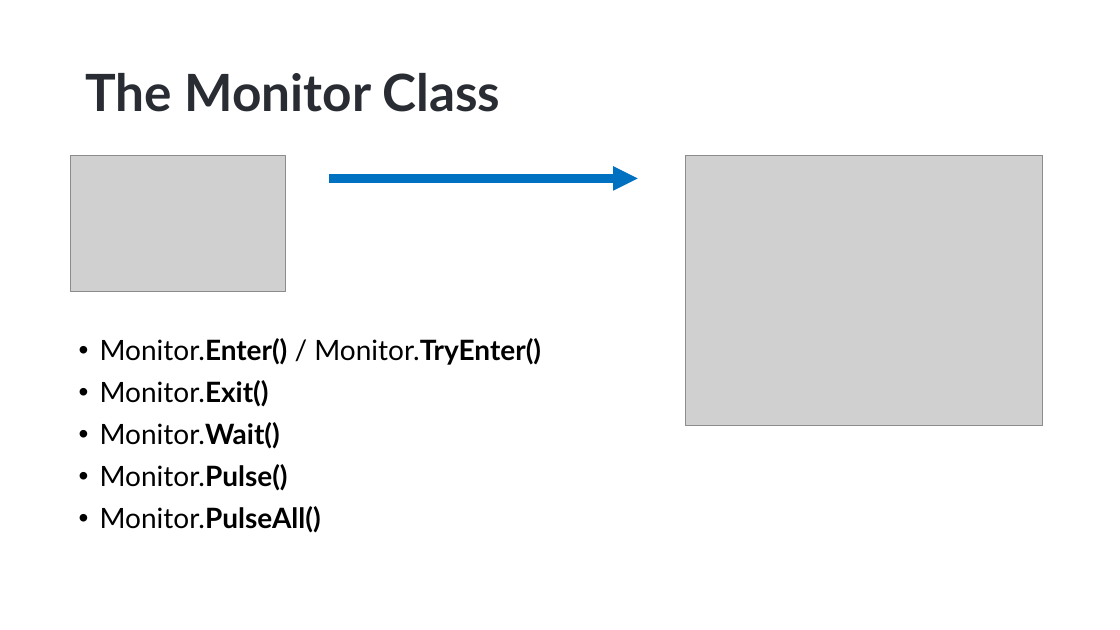
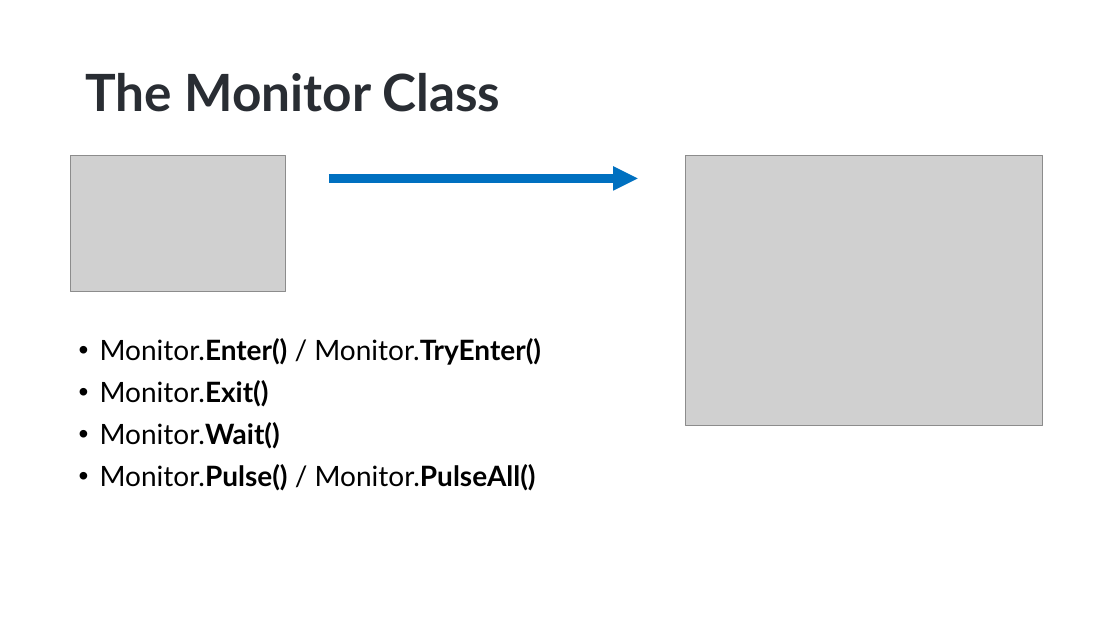
Before and after one commit to hikalkan/presentations, a slide deck: slide 11 of 2023-06-01 Dealing with Concurrency - Multi-Threading in Dotnet/Dotnet-Multi-Threading.pptx. Drawn at 1120x630 pixels with LibreOffice and Linux fonts; fonts in the diff are those of the drawing; grey boxes stand for pictures; background and template pictures are left out. Boxes give left, top, right and bottom in pixels: in the first picture for what was removed or moved away, otherwise in the second. Text is boxed around its words. In the diff, an @@ line names an element or a change of style, - is before the commit and + after.

```diff
--- a/2023-06-01 Dealing with Concurrency - Multi-Threading in Dotnet/Dotnet-Multi-Threading.pptx
+++ b/2023-06-01 Dealing with Concurrency - Multi-Threading in Dotnet/Dotnet-Multi-Threading.pptx
@@ text at (100,464,536,491): text changed; bold off @@
-• Monitor.Pulse()
-• Monitor.PulseAll()
+• Monitor.Pulse() / Monitor.PulseAll()
```
Also in this commit, not shown: 1 slide added, 1 slide removed, 2 other files.
